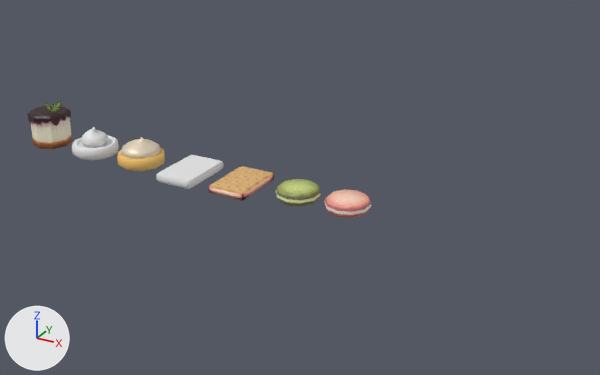
The Blender file Blender/B_Platforms.blend, before and after one commit.
Rendered twice from a 50 mm lens placed at (31.7, -30.3, 15.7), pointed at (14.8, 0.6, 0.3). The lights are fixed; the arrows at lower left show +X, +Y and +Z. The first picture is the older version.

Script lines for the objects in view, before the commit:
```python
me_circle_002 = bpy.data.meshes.new('Circle.002')
me_circle_002.from_pydata(...)  # 72 vertices, 80 faces; spans x -1.15..1.15, y -1.21..1.21, z -0.3..0.3
me_circle_002.polygons.foreach_set('use_smooth', [True] * 80)
me_circle_002.materials.append(mat_cookieplatforms_mat)  # picture img_cookieplatforms_png
me_cube_001 = bpy.data.meshes.new('Cube.001')
me_cube_001.from_pydata(...)  # 56 vertices, 62 faces; spans x -1.0..1.0, y -1.0..1.0, z -1.33..1.33
me_cube_001.polygons.foreach_set('use_smooth', [True] * 62)
me_cube_001.materials.append(mat_material)  # white #e7e7e7
me_cube_002 = bpy.data.meshes.new('Cube.002')
me_cube_002.from_pydata(...)  # 32 vertices, 38 faces; spans x -0.95..0.95, y -0.96..0.96, z -1.33..1.33
me_cube_002.polygons.foreach_set('use_smooth', [True] * 38)
me_cube_002.materials.append(mat_cookieplatforms_mat)  # picture img_cookieplatforms_png
ob_koekje = bpy.data.objects.new('Koekje', me_cube_001)
ob_koekje.location = (9.0, 0.0, 0.15)
ob_koekje.scale = (1.0, 1.5, 0.15)
ob_koekje_001 = bpy.data.objects.new('Koekje.001', me_cube_002)
ob_koekje_001.location = (11.97, 0.0, 0.15)
ob_koekje_001.scale = (1.0, 1.5, 0.15)
ob_macaron1 = bpy.data.objects.new('Macaron1', me_circle_002)
ob_macaron1.location = (15.0, 0.0, 0.3)
ob_macaron1.scale = (0.868, 0.868, 1.0)
# also in view: 'Macaron2' at (17.5, 0.0, 0.3); 'Circle' at (3.0, 0.0, 0.7); 'CheeseCake' at (0.0, 0.0, 1.2); 'Circle.001' at (6.0, 0.0, 0.7)
```
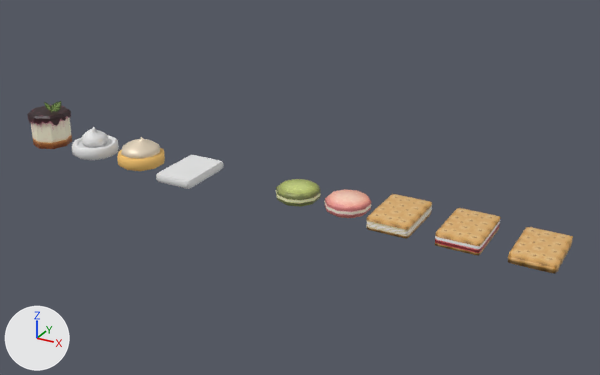
Location of each change, (x1, y1, x2, y2) in pixels of the pictures (600 x 375 px):
'Koekje.001', surface changed, moved: before (209, 166, 274, 201); after (508, 227, 573, 274)
'Koekje.003', added (beige): after (435, 208, 500, 256)
'Koekje.002', added (beige): after (366, 194, 432, 239)

What changed in the scene script:
```text
Change me_cube_002:
    used by ob_koekje_001; location = (11.97, 0.0, 0.15); scale = (1.0, 1.5, 0.15)
    remove me_cube_002.from_pydata(...)  # 32 vertices, 38 faces; spans x -0.95..0.95, y -0.96..0.96, z -1.33..1.33
    add me_cube_002.from_pydata(...)  # 32 vertices, 38 faces; spans x -0.95..0.95, y -0.96..0.96, z -1.33..1.4
    me_cube_002 part 1: texture (UV) coordinates of 38 of 38 faces, centred in x -0.95..0.95, y -0.96..0.96, z -1.33..1.33, changed; they spanned u 0.0..0.5, v 0.0..1.25 and now span u 0.0..0.5, v 0.58..1.0
    edits to the shape of me_cube_002 do not show in these pictures
Add me_cube_004:
    me_cube_004.from_pydata(...)  # 68 vertices, 74 faces; spans x -0.95..0.95, y -0.96..0.96, z -1.33..2.67
    me_cube_004.polygons.foreach_set('use_smooth', [True] * 74)
    me_cube_004.materials.append(mat_cookieplatforms_mat)  # picture img_cookieplatforms_png
Add me_cube_003:
    me_cube_003.from_pydata(...)  # 68 vertices, 74 faces; spans x -0.95..0.95, y -0.96..0.96, z -1.33..2.67
    me_cube_003.polygons.foreach_set('use_smooth', [True] * 74)
    me_cube_003.materials.append(mat_cookieplatforms_mat)  # picture img_cookieplatforms_png
Change ob_koekje_001:
    ob_koekje_001.location: (11.97, 0.0, 0.15) -> (26.0, 0.0, 0.2)
Add ob_koekje_003:
    ob_koekje_003 = bpy.data.objects.new('Koekje.003', me_cube_004)
    ob_koekje_003.location = (23.0, 0.0, 0.2)
    ob_koekje_003.scale = (1.0, 1.5, 0.15)
Add ob_koekje_002:
    ob_koekje_002 = bpy.data.objects.new('Koekje.002', me_cube_003)
    ob_koekje_002.location = (19.97, 0.0, 0.2)
    ob_koekje_002.scale = (1.0, 1.5, 0.15)
```
